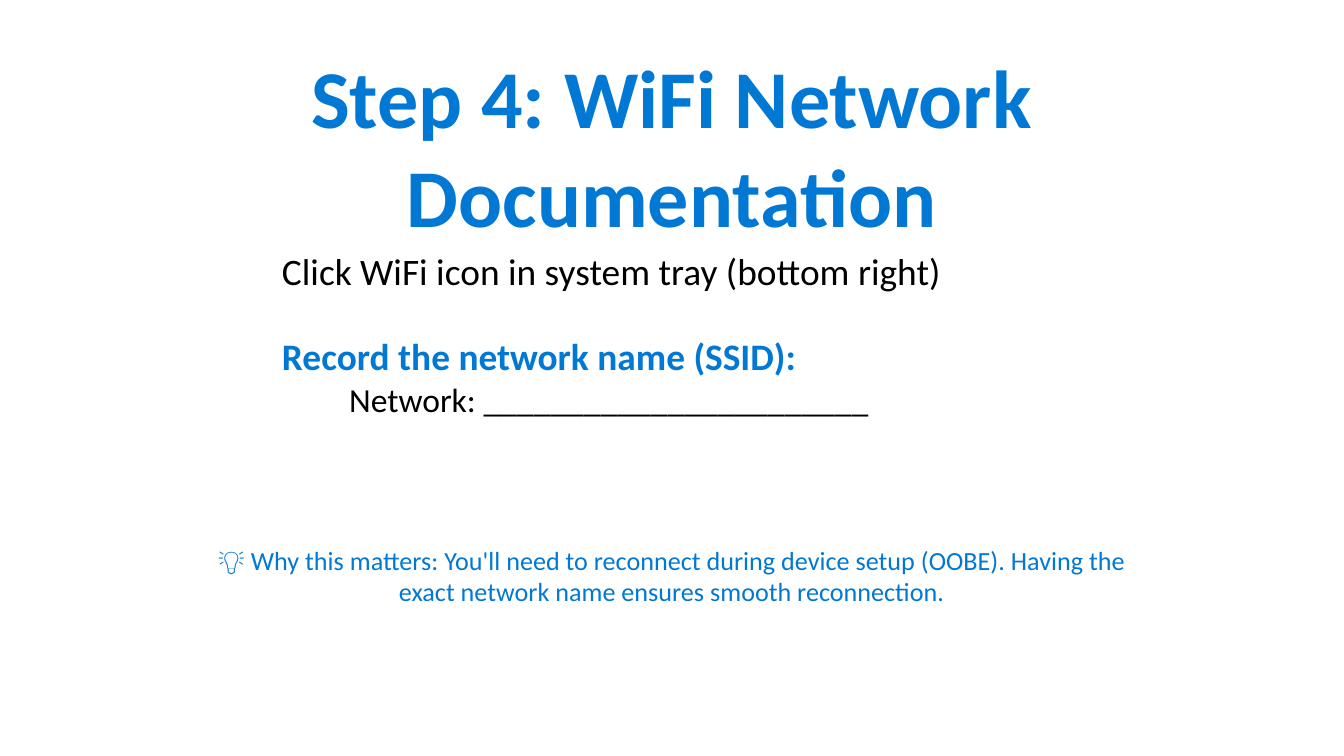
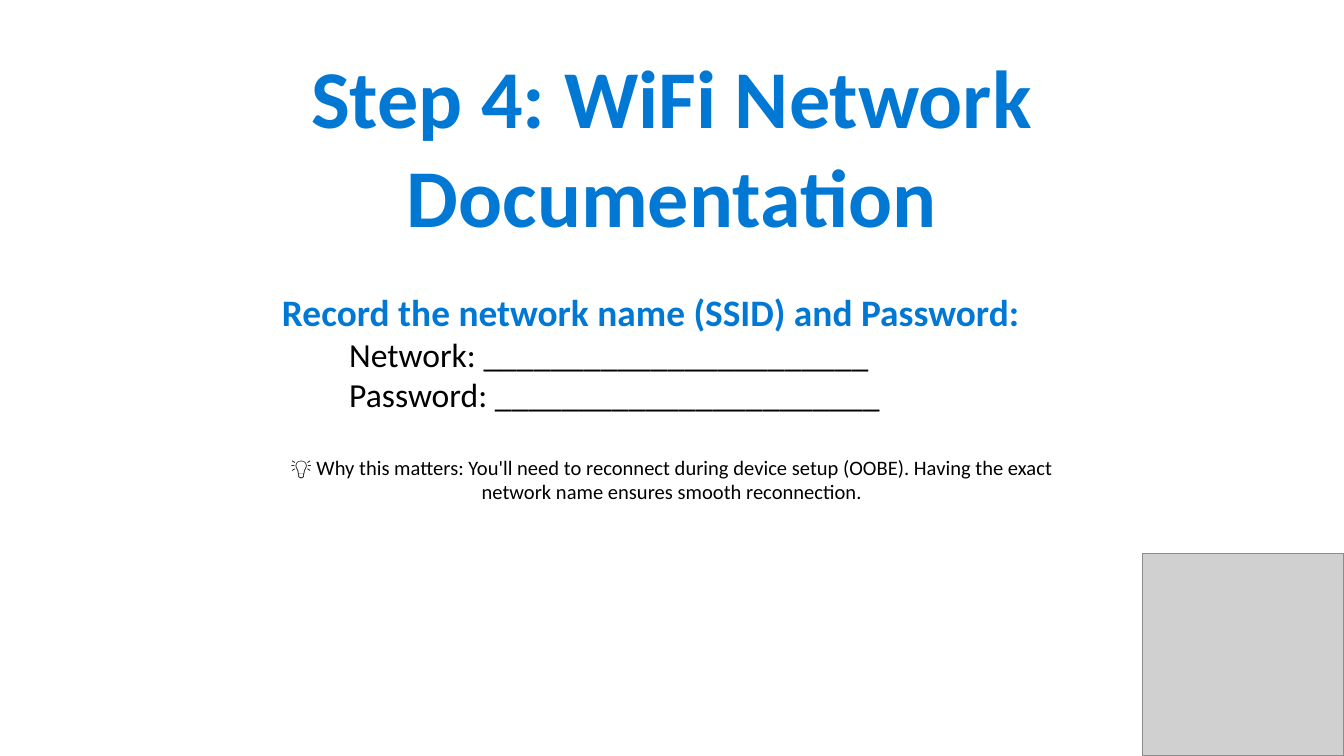
Before and after one commit to ipsghonline/tmp, a slide deck: slide 6 of presentation/Phase1-Backup-Guide.pptx. Drawn at 1344x756 pixels with LibreOffice and Linux fonts; fonts in the diff are those of the drawing; grey boxes stand for pictures. Boxes give left, top, right and bottom in pixels: in the first picture for what was removed or moved away, otherwise in the second. Text is boxed around its words. In the diff, an @@ line names an element or a change of style, - is before the commit and + after.

```diff
--- a/presentation/Phase1-Backup-Guide.pptx
+++ b/presentation/Phase1-Backup-Guide.pptx
@@ text at (282,298,1019,332): text changed; text colour #000000 to #0078D4; bold on @@
-Click WiFi icon in system tray (bottom right)
-Record the network name (SSID):
+Record the network name (SSID) and Password:
@@ text at (316,383,1052,499): paragraphs added @@
+  Password: _______________________
+💡 Why this matters: You'll need to reconnect during device setup (OOBE). Having the exact network name ensures smooth reconnection.
@@ text removed at (251,551,1124,602) @@
-💡 Why this matters: You'll need to reconnect during device setup (OOBE). Having the exact network name ensures smooth reconnection.
@@ picture added at (1142,554,1344,756) @@
```
Also in this commit, not shown: 7 other slides changed, 1 slide added, 2 slides removed.
